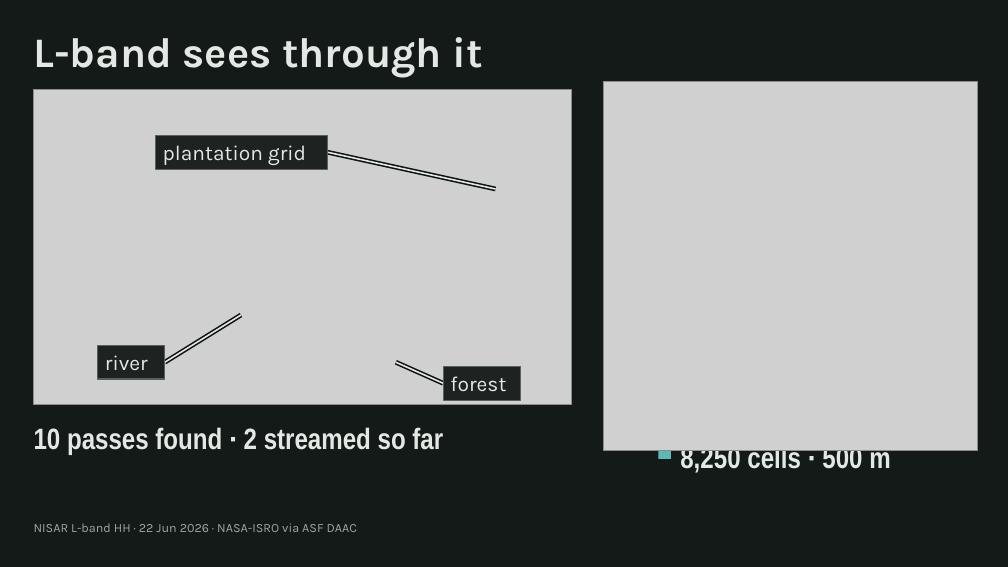
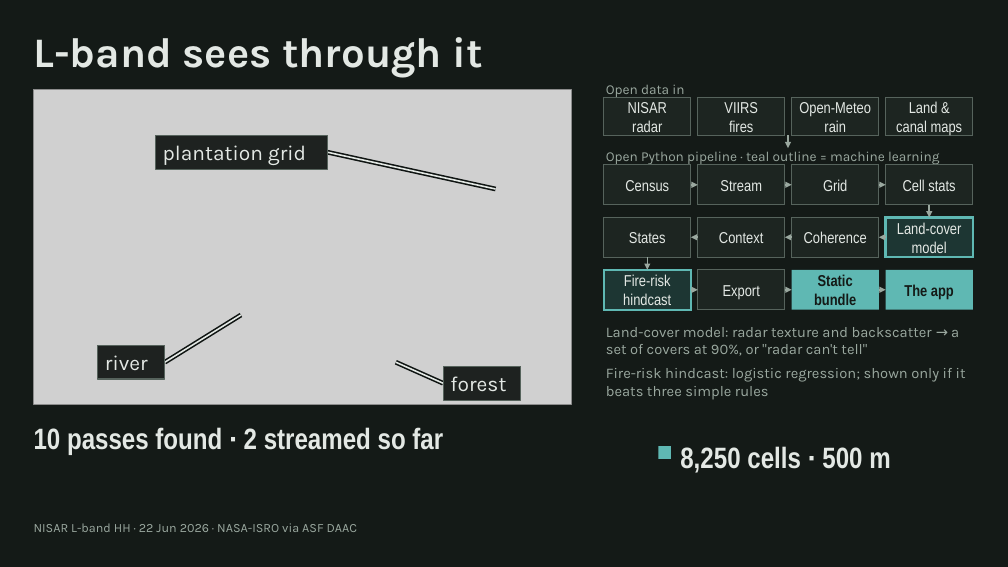
Before and after one commit to gothitbytrucksotruckman/NapasGambut, a slide deck: slide 3 of Napas_Gambut_deck.pptx. Drawn at 1008x567 pixels with LibreOffice and Linux fonts; fonts in the diff are those of the drawing; grey boxes stand for pictures. Boxes give left, top, right and bottom in pixels: in the first picture for what was removed or moved away, otherwise in the second. Text is boxed around its words. In the diff, an @@ line names an element or a change of style, - is before the commit and + after.

```diff
--- a/Napas_Gambut_deck.pptx
+++ b/Napas_Gambut_deck.pptx
@@ picture removed at (603,82,977,450) @@
@@ text added at (606,85,684,98), 13 pt, text #9AA89F @@
+Open data in
@@ rectangle added at (604,98,691,135), fill #1D2521, outline #56635C 1 pt, 15 pt, text #E3E8E4 @@
+NISAR
+radar
@@ rectangle added at (698,98,785,135), fill #1D2521, outline #56635C 1 pt, 15 pt, text #E3E8E4 @@
+VIIRS
+fires
@@ rectangle added at (792,98,879,135), fill #1D2521, outline #56635C 1 pt, 15 pt, text #E3E8E4 @@
+Open-Meteo
+rain
@@ rectangle added at (886,98,973,135), fill #1D2521, outline #56635C 1 pt, 15 pt, text #E3E8E4 @@
+Land &
+canal maps
@@ arrow added from (788, 135) to (788, 148), #9AA89F 1.5 pt @@
@@ rectangle added at (604,165,691,205), fill #1D2521, outline #56635C 1 pt, 15 pt, text #E3E8E4 @@
+Census
@@ text added at (606,151,939,165), 13 pt, text #9AA89F @@
+Open Python pipeline · teal outline = machine learning
@@ rectangle added at (698,165,785,205), fill #1D2521, outline #56635C 1 pt, 15 pt, text #E3E8E4 @@
+Stream
@@ rectangle added at (792,165,879,205), fill #1D2521, outline #56635C 1 pt, 15 pt, text #E3E8E4 @@
+Grid
@@ rectangle added at (886,165,973,205), fill #1D2521, outline #56635C 1 pt, 15 pt, text #E3E8E4 @@
+Cell stats
@@ arrow added from (691, 185) to (698, 185), #9AA89F 1.5 pt @@
@@ arrow added from (785, 185) to (792, 185), #9AA89F 1.5 pt @@
@@ arrow added from (879, 185) to (886, 185), #9AA89F 1.5 pt @@
@@ arrow added from (929, 205) to (929, 218), #9AA89F 1.5 pt @@
@@ rectangle added at (604,218,691,258), fill #1D2521, outline #56635C 1 pt, 15 pt, text #E3E8E4 @@
+States
@@ arrow added from (698, 237) to (691, 237), #9AA89F 1.5 pt @@
@@ rectangle added at (698,218,785,258), fill #1D2521, outline #56635C 1 pt, 15 pt, text #E3E8E4 @@
+Context
@@ arrow added from (792, 237) to (785, 237), #9AA89F 1.5 pt @@
@@ rectangle added at (792,218,879,258), fill #1D2521, outline #56635C 1 pt, 15 pt, text #E3E8E4 @@
+Coherence
@@ arrow added from (886, 237) to (879, 237), #9AA89F 1.5 pt @@
@@ rectangle added at (886,218,973,258), fill #1D3633, outline #5FB8B3 2.25 pt, 15 pt, text #E3E8E4 @@
+Land-cover
+model
@@ arrow added from (647, 257) to (647, 270), #9AA89F 1.5 pt @@
@@ rectangle added at (604,270,691,310), fill #1D3633, outline #5FB8B3 2.25 pt, 15 pt, text #E3E8E4 @@
+Fire-risk
+hindcast
@@ arrow added from (691, 290) to (698, 290), #9AA89F 1.5 pt @@
@@ rectangle added at (698,270,785,310), fill #1D2521, outline #56635C 1 pt, 15 pt, text #E3E8E4 @@
+Export
@@ arrow added from (785, 290) to (792, 290), #9AA89F 1.5 pt @@
@@ rectangle added at (792,270,879,310), fill #5FB8B3, 15 pt, text #141A17, bold @@
+Static
+bundle
@@ arrow added from (879, 290) to (886, 290), #9AA89F 1.5 pt @@
@@ rectangle added at (886,270,973,310), fill #5FB8B3, 15 pt, text #141A17, bold @@
+The app
@@ text added at (606,327,966,400), 14 pt, text #9AA89F @@
+Land-cover model: radar texture and backscatter → a set of covers at 90%, or "radar can't tell"
+Fire-risk hindcast: logistic regression; shown only if it beats three simple rules
```
Also in this commit, not shown: 3 other slides changed, 1 other file.
